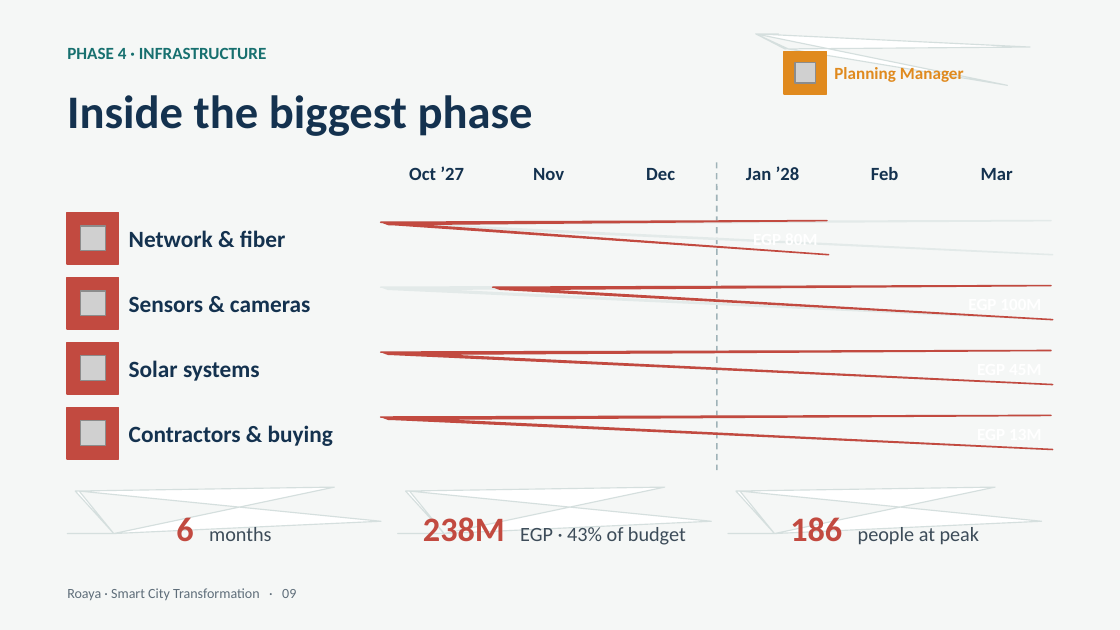
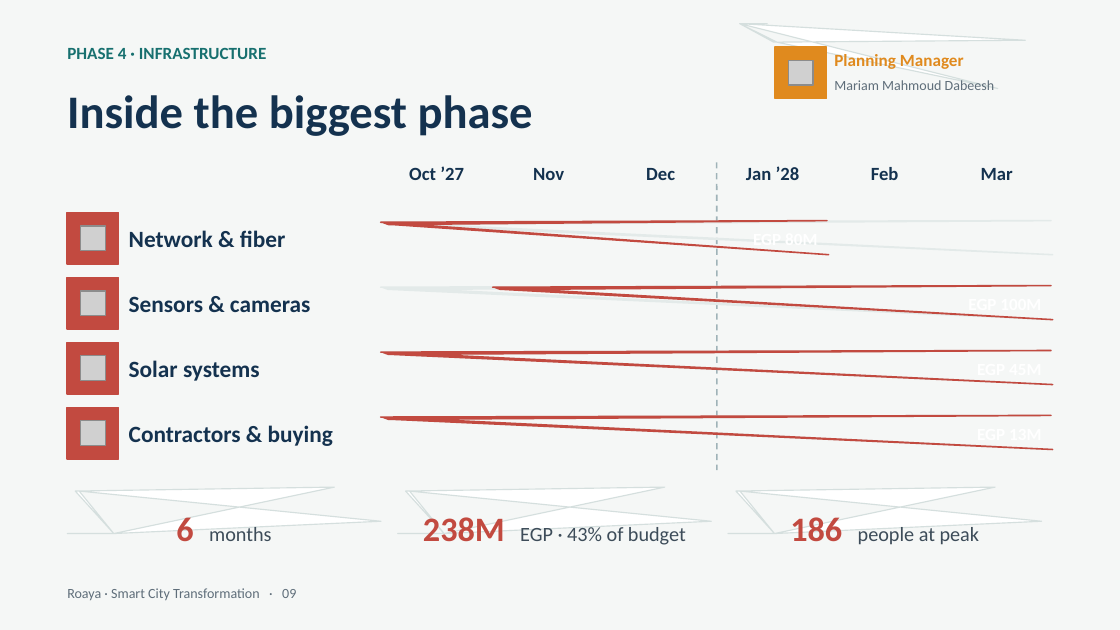
Before and after one commit to RahmaOshba/RahmaOshba, a slide deck: slide 9 of Roaya_Final/Roaya_Final_Presentation.ppt. Drawn at 1120x630 pixels with LibreOffice and Linux fonts; fonts in the diff are those of the drawing; grey boxes stand for pictures. Boxes give left, top, right and bottom in pixels: in the first picture for what was removed or moved away, otherwise in the second. Text is boxed around its words. In the diff, an @@ line names an element or a change of style, - is before the commit and + after.

```diff
--- a/Roaya_Final/Roaya_Final_Presentation.ppt
+++ b/Roaya_Final/Roaya_Final_Presentation.ppt
@@ freeform shape: place and size @@
-freeform shape at bbox=[778, 47, 1053, 99]
+freeform shape at bbox=[767, 40, 1053, 105]
@@ rectangle: place and size @@
-rectangle at bbox=[784, 52, 827, 94]
+rectangle at bbox=[775, 47, 827, 99]
@@ text "Planning Manager": place and size @@
-text "Planning Manager" at bbox=[834, 67, 964, 82]
+text "Planning Manager" at bbox=[834, 54, 964, 69]
@@ picture: place and size @@
-picture at bbox=[795, 63, 815, 83]
+picture at bbox=[788, 60, 813, 85]
@@ text added at bbox=[834, 80, 994, 90], 9 pt, text #5F6E7A @@
+Mariam Mahmoud Dabeesh
```
Also in this commit, not shown: 21 other slides changed, 4 other files.
